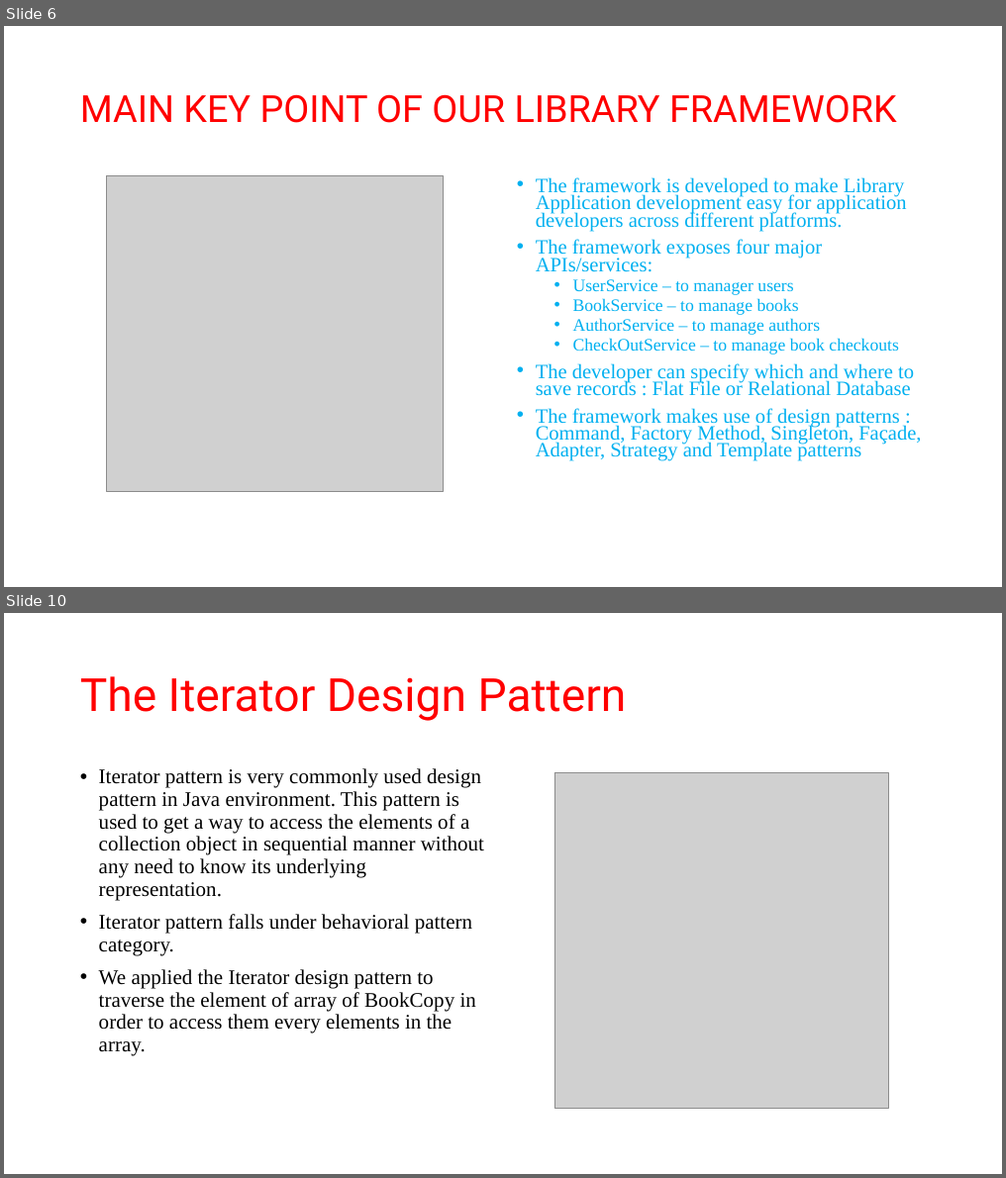
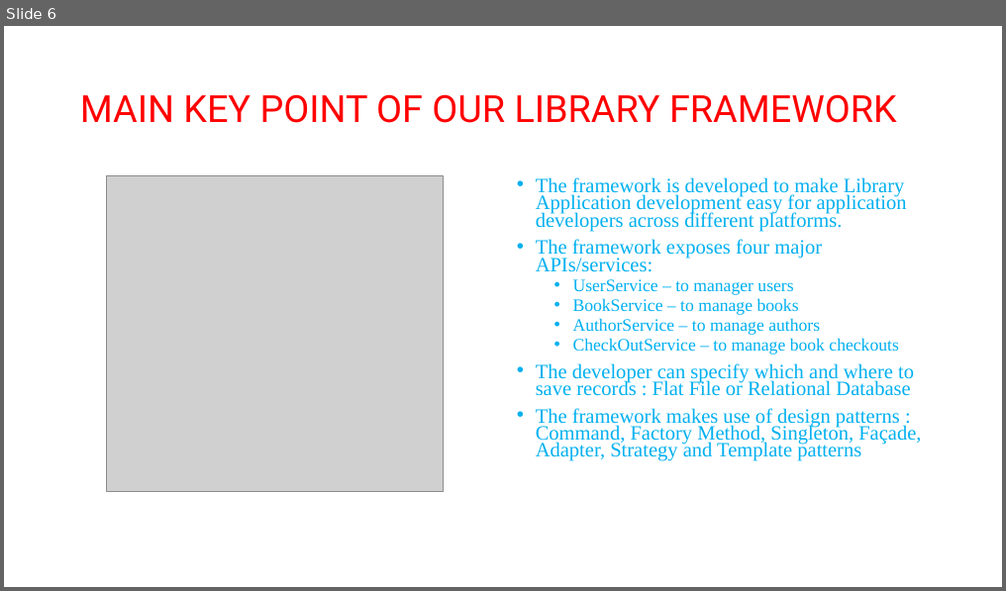
Before and after one commit to asdprojectlibrary/FrameworkLibraryProject, a slide deck: New Microsoft PowerPoint Presentation1.pptx. Shown one above the other, each under a label of ours: slides 6 and 10 before the commit, slide 6 after it; the slides between them are not shown. The pictures are 1006x1178 and 1006x591 pixels, drawn with LibreOffice and Linux fonts; fonts in the diff are those of the drawing; grey boxes stand for pictures. Boxes give left, top, right and bottom in pixels: in the first picture for what was removed or moved away, otherwise in the second. Text is boxed around its words. In the diff, an @@ line names an element or a change of style, - is before the commit and + after.

```diff
--- a/New Microsoft PowerPoint Presentation1.pptx
+++ b/New Microsoft PowerPoint Presentation1.pptx
@@ slide 10 removed at (x1=4, y1=613, x2=1002, y2=1174), background #FFFFFF @@
@@ title removed at (x1=80, y1=676, x2=627, y2=721) @@
-The Iterator Design Pattern
@@ text removed at (x1=99, y1=768, x2=484, y2=1057) @@
-• Iterator pattern is very commonly used design pattern in Java environment. This pattern is used to get a way to access the elements of a collection object in sequential manner without any need to know its underlying representation.
-• Iterator pattern falls under behavioral pattern category.
-• We applied the Iterator design pattern to traverse the element of array of BookCopy in order to access them every elements in the array.
@@ picture removed at (x1=554, y1=772, x2=888, y2=1109) @@
```
Also in this commit, not shown: 6 slides changed, 2 slides added, 1 other slide removed.
